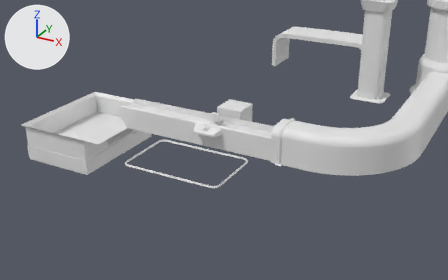
What one commit did to the Blender file SpacePicker/Assets/Models/Room.blend.
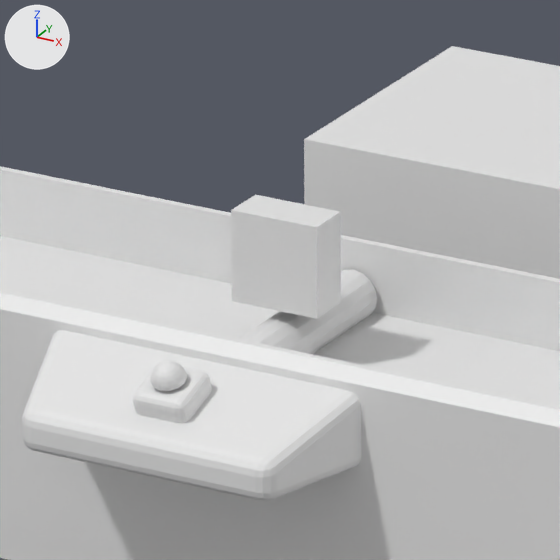
Old and new are each drawn from a 50 mm camera at (10.33, -22.65, 9.22) aimed at (0.48, -4.73, 0.27) and again close up on the part from 43% to 53% of the width and 34% to 51% of the height. The axes (+X, +Y, +Z) are drawn at upper left. The lights are the same throughout.

The first close-up shows 'BeltBase', 'BeltRoller', 'ButtonBase', 'ButtonHead', 'ButtonsPanel', 'Container', 'ContainerTopPart', 'Cube'.
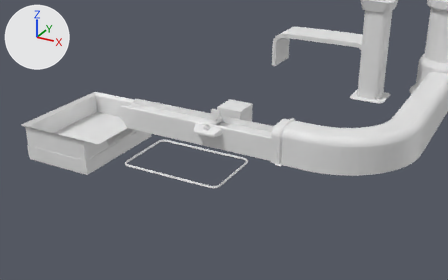
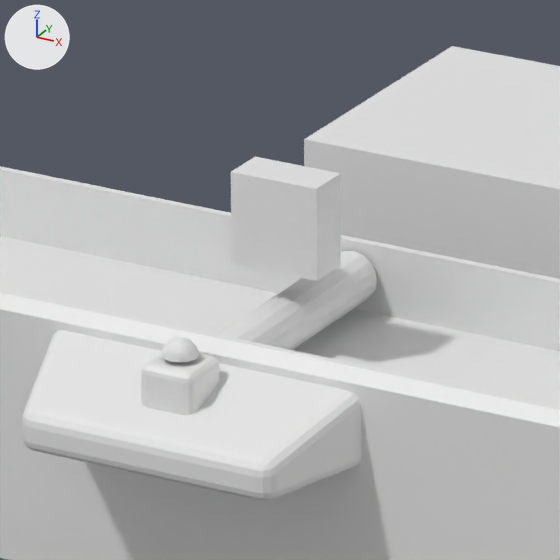
The newer file is also rescaled (x0.8) as a whole; pictures and numbers use the older file's frame.

Changed parts and their boxes (x1, y1, x2, y2) in the close-ups (560 x 560 px):
'Cube', mesh moved
    before: (231, 195, 341, 319)
    after: (231, 157, 341, 281)
'BeltRoller', mesh moved
    before: (239, 269, 377, 354)
    after: (218, 251, 377, 350)
'ButtonBase', reshaped
    before: (133, 367, 212, 423)
    after: (141, 353, 220, 415)
'ButtonHead', mesh turned
    before: (150, 361, 187, 391)
    after: (161, 337, 199, 362)

Diff of the bpy script that builds the scene:
```diff
--- a/SpacePicker/Assets/Models/Room.blend.py
+++ b/SpacePicker/Assets/Models/Room.blend.py
@@ me_cube_001 @@
 me_cube_001.from_pydata(...)  # 8 vertices, 6 faces; spans x -0.15..0.15, y -0.075..0.075, z -0.175..0.125
 # used by ob_cube; location = (0.0, -4.5, 1.0)
+# me_cube_001 part 1: the whole mesh is moved by (0.0, 0.0, 0.125)
@@ me_cube_029 @@
 # used by ob_buttonbase; location = (0.0, -5.191, 0.76); rotation_euler = (0.323, 0.0, 0.0), in degrees (19, 0, 0)
-me_cube_029.from_pydata(...)  # 64 vertices, 58 faces; spans x -0.094..0.094, y -0.094..0.094, z -0.129..0.058
+me_cube_029.from_pydata(...)  # 85 vertices, 78 faces; spans x -0.094..0.094, y -0.072..0.157, z -0.122..0.108
+# me_cube_029 part 2: 64 vertices removed from x -0.094..0.094, y -0.094..0.094, z -0.129..0.058; 85 vertices added at x -0.094..0.094, y -0.072..0.157, z -0.122..0.108
@@ me_cube_047 @@
 me_cube_047.from_pydata(...)  # 81 vertices, 79 faces; spans x -0.0562..0.0562, y -0.0562..0.0563, z -0.0519..0.0293
 # used by ob_buttonhead; location = (0.0, -5.222, 0.853); rotation_euler = (0.323, 0.0, 0.0), in degrees (19, 0, 0)
+# me_cube_047 part 3: the whole mesh is turned -18.5 degrees about the x axis through its middle, then moved by (0.0, 0.0856, 0.0281)
@@ me_cylinder @@
 me_cylinder.from_pydata(...)  # 114 vertices, 112 faces; spans x -0.084..0.084, y -0.467..0.467, z -0.084..0.084
 # used by ob_beltroller; location = (0.0, -4.5, 0.7)
+# me_cylinder part 4: the whole mesh is moved by (0.0, 0.0, 0.063)
```
